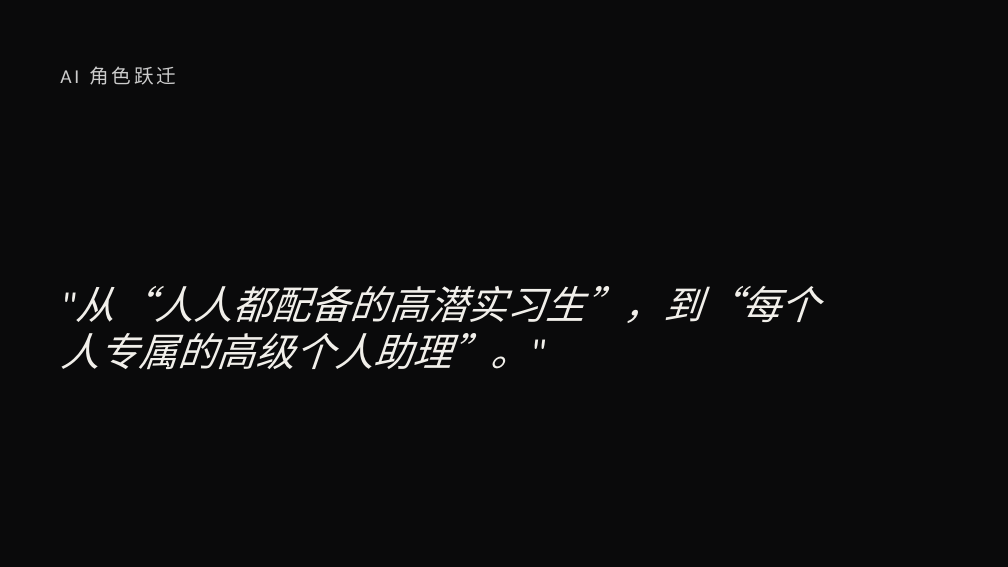
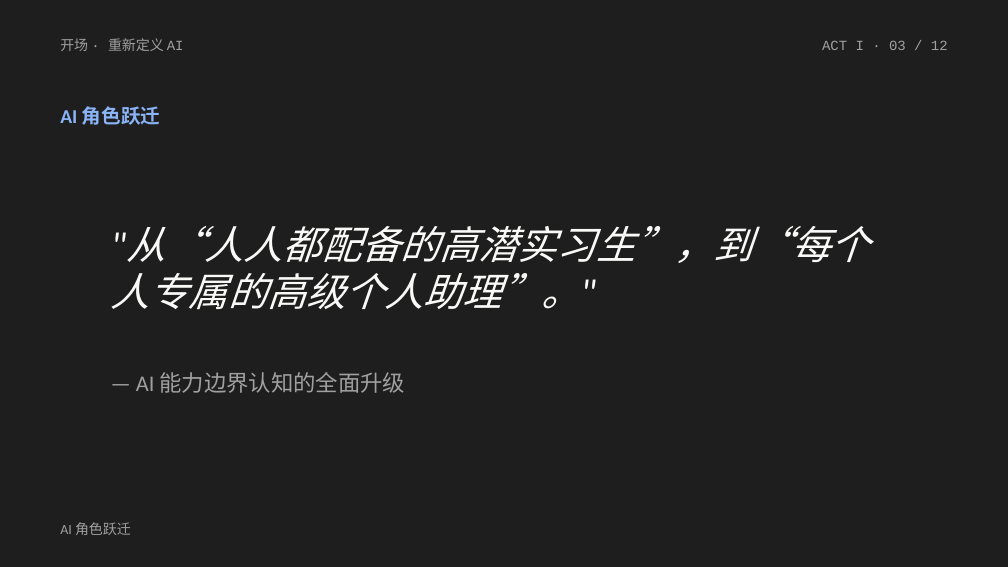
Before and after one commit to atian25/ppt-test, a slide deck: slide 3 of SOLO-0408-直播/ppt/SOLO_0418_直播.pptx. Drawn at 1008x567 pixels with LibreOffice and Linux fonts; fonts in the diff are those of the drawing. Boxes give left, top, right and bottom in pixels: in the first picture for what was removed or moved away, otherwise in the second. Text is boxed around its words. In the diff, an @@ line names an element or a change of style, - is before the commit and + after.

```diff
--- a/SOLO-0408-直播/ppt/SOLO_0418_直播.pptx
+++ b/SOLO-0408-直播/ppt/SOLO_0418_直播.pptx
@@ background #0A0A0B to #1E1E1E @@
@@ text added at box(60, 38, 184, 51), 10 pt, text #A0A0A0 @@
+开场 · 重新定义 AI
@@ text added at box(822, 40, 948, 50), 10 pt, text #A0A0A0 @@
+ACT I · 03 / 12
@@ text "AI 角色跃迁": place and size @@
-text "AI 角色跃迁" at box(60, 66, 176, 85)
+text "AI 角色跃迁" at box(60, 106, 160, 125)
@@ text "AI 角色跃迁" at box(60, 106, 160, 125): text colour #CCCCCC to #8AB4F8, letter spacing 2 to 0 pt, bold on @@
@@ text ""从“人人都配备的高潜实习生”，到“每个人专属的高级个人助理”。"": place and size @@
-text ""从“人人都配备的高潜实习生”，到“每个人专属的高级个人助理”。"" at box(60, 286, 820, 370)
+text ""从“人人都配备的高潜实习生”，到“每个人专属的高级个人助理”。"" at box(111, 226, 870, 309)
@@ text ""从“人人都配备的高潜实习生”，到“每个人专属的高级个人助理”。"" at box(111, 226, 870, 309): text colour #F1EFEA to #F9F9F7 @@
@@ text added at box(136, 372, 406, 393), 16 pt, text #A0A0A0 @@
+— AI 能力边界认知的全面升级
@@ text added at box(60, 522, 131, 535), 10 pt, text #A0A0A0 @@
+AI 角色跃迁
```
Also in this commit, not shown: 11 other slides changed, 1 other file.
